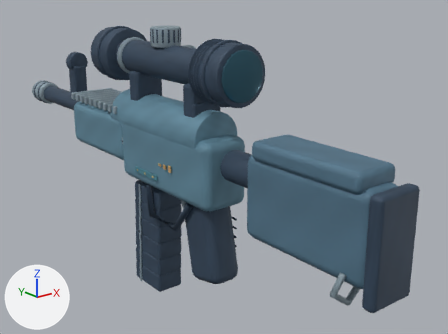
One commit to the glTF model models/csgo/anime-sg552.glb: the scene before it, then after it.
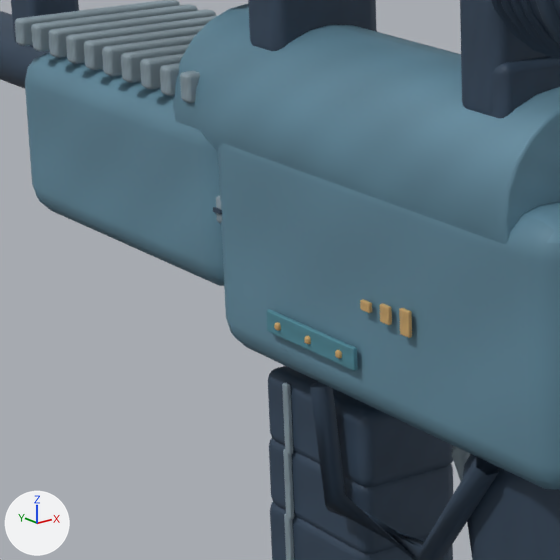
Each version appears first whole from a camera (50 mm lens) standing at (-0.51, -0.704, 0.271) and looking at (0.085, 0.04, -0.027), and next in a close-up on the part from 15% to 47% of the width and 26% to 69% of the height. Lighting does not change. The marker at lower left points along +X, +Y and +Z. The older version's two pictures come first. Where no turn or scale is listed for an object, it has been applied to the vertices. Vertices at exactly the same position are counted once.

The first close-up shows 'magazine_Machined edges', 'magazine_Parkerized steel', 'weapon_Etched brass detail', 'weapon_Inset blue ceramic', 'weapon_Machined edges', 'weapon_Parkerized steel', 'weapon_Polymer', 'weapon_Weapon finish / Parkerized steel' and 1 more.
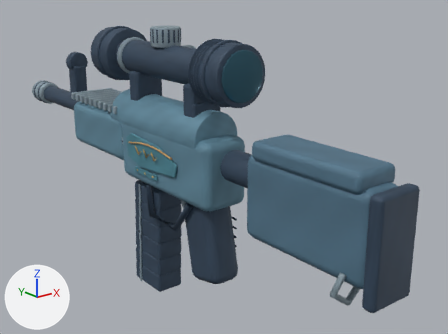
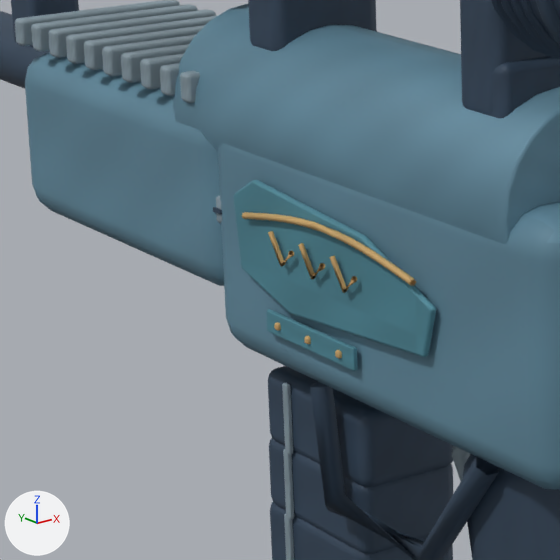
Where the newer file only moved an object's origin or applied its transform, the numbers keep the older frame.

Pixel boxes [x1, y1, x2, y2] of what changed, in the close-ups (560 x 560 px):
```json
{"object": "weapon_Inset blue ceramic", "change": "reshaped", "before": [266, 309, 358, 371], "after": [233, 180, 436, 371]}
{"object": "weapon_Etched brass detail", "change": "reshaped", "before": [274, 299, 412, 358], "after": [242, 212, 416, 358]}
{"part": 1, "of": "me_cube_087", "change": "added", "after": [242, 212, 416, 286]}
{"part": 2, "of": "me_cube_087", "change": "added", "after": [268, 231, 294, 267]}
{"part": 3, "of": "me_cube_087", "change": "added", "after": [298, 243, 325, 280]}
{"part": 4, "of": "me_cube_087", "change": "added", "after": [329, 256, 357, 293]}
{"part": 5, "of": "me_cube_090", "change": "added", "after": [233, 180, 436, 357], "on screen": "cyan"}
```

Edits to the scene script, one JSON object a line:
```json
{"block": "me_cube_087", "where": "# used by ob_weapon_etched_brass_detail; location = (-0.04, 0.035, 0.002)"}
{"op": "remove", "block": "me_cube_087", "code": "me_cube_087.from_pydata(...)  # 1152 vertices, 2256 faces; spans x -0.0025..0.0825, y -0.029..0.0635, z -0.0245..0.005"}
{"op": "add", "block": "me_cube_087", "code": "me_cube_087.from_pydata(...)  # 1488 vertices, 2832 faces; spans x -0.0052..0.0852, y -0.0362..0.0812, z -0.028..0.0264"}
{"block": "me_cube_087", "change": "me_cube_087 part 1: a new loose piece of 114 vertices spanning x -0.0044..-0.0016, y -0.0362..0.0812, z 0.0168..0.0264, in mat_etched_brass_detail (picture img_painted_etched_brass_detail)"}
{"block": "me_cube_087", "change": "me_cube_087 part 2: a new loose piece of 18 vertices spanning x -0.0052..-0.0028, y 0.0443..0.0608, z 0.004..0.0166, in mat_etched_brass_detail (picture img_painted_etched_brass_detail)"}
{"block": "me_cube_087", "change": "me_cube_087 part 3: a new loose piece of 18 vertices spanning x -0.0052..-0.0028, y 0.0223..0.0388, z 0.004..0.0166, in mat_etched_brass_detail (picture img_painted_etched_brass_detail)"}
{"block": "me_cube_087", "change": "me_cube_087 part 4: a new loose piece of 18 vertices spanning x -0.0052..-0.0028, y 0.0003..0.0168, z 0.004..0.0166, in mat_etched_brass_detail (picture img_painted_etched_brass_detail)"}
{"block": "me_cube_087", "change": "other edits to the shape of me_cube_087 do not show in these pictures"}
{"block": "me_cube_090", "where": "# used by ob_weapon_inset_blue_ceramic; location = (-0.04, 0.075, -0.021)"}
{"op": "remove", "block": "me_cube_090", "code": "me_cube_090.from_pydata(...)  # 192 vertices, 376 faces; spans x -0.001..0.081, y -0.0315..0.0315, z -0.0045..0.0045"}
{"op": "add", "block": "me_cube_090", "code": "me_cube_090.from_pydata(...)  # 447 vertices, 878 faces; spans x -0.0015..0.0815, y -0.0846..0.0528, z -0.025..0.0559"}
{"block": "me_cube_090", "change": "me_cube_090 part 5: a new loose piece of 136 vertices spanning x -0.0015..0.0015, y -0.0846..0.0528, z 0.007..0.0559, in mat_inset_blue_ceramic (picture img_painted_inset_blue_ceramic)"}
{"block": "me_cube_090", "change": "other edits to the shape of me_cube_090 do not show in these pictures"}
```
